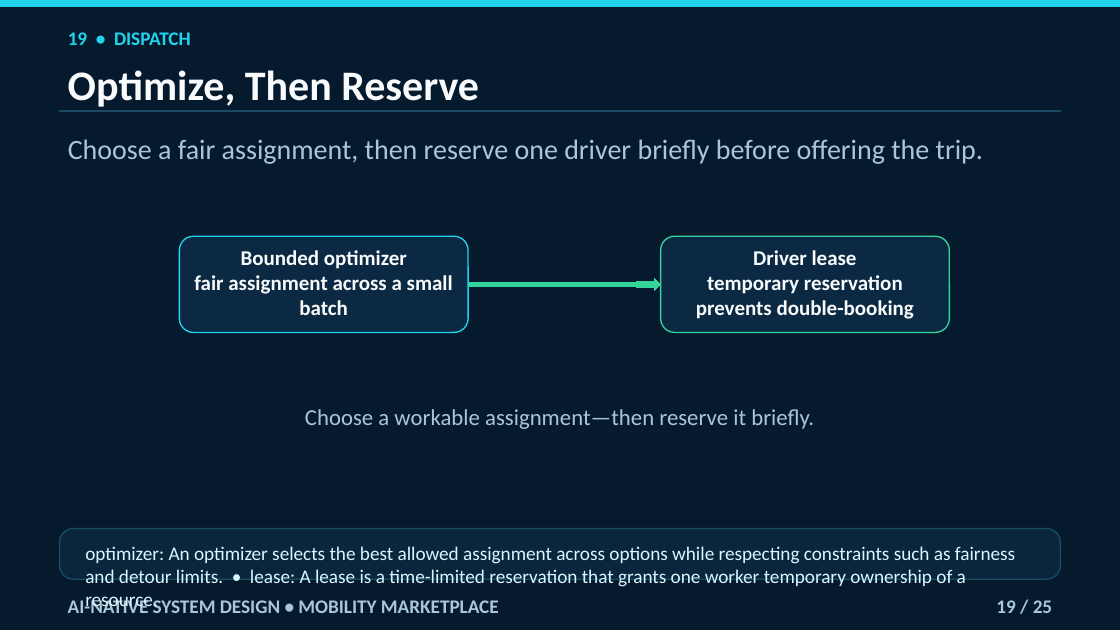
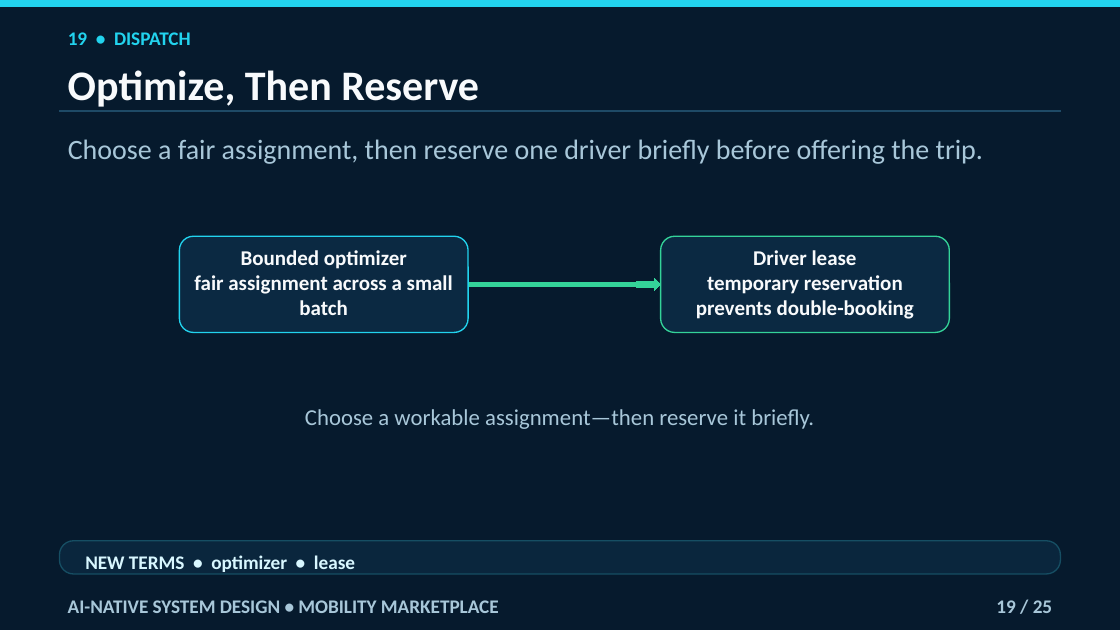
Before and after one commit to navaidya/learning, a slide deck: slide 19 of video/system-design/ai-native-mobility-marketplace/ai-native-mobility-marketplace.pptx. Drawn at 1120x630 pixels with LibreOffice and Linux fonts; fonts in the diff are those of the drawing. Boxes give left, top, right and bottom in pixels: in the first picture for what was removed or moved away, otherwise in the second. Text is boxed around its words. In the diff, an @@ line names an element or a change of style, - is before the commit and + after.

```diff
--- a/video/system-design/ai-native-mobility-marketplace/ai-native-mobility-marketplace.pptx
+++ b/video/system-design/ai-native-mobility-marketplace/ai-native-mobility-marketplace.pptx
@@ rounded rectangle resized from (x1=60, y1=528, x2=1061, y2=579) to (x1=60, y1=541, x2=1061, y2=575) @@
@@ rounded rectangle at (x1=60, y1=541, x2=1061, y2=575): proportions changed @@
@@ text at (x1=85, y1=555, x2=355, y2=572): text changed; bold on @@
-optimizer: An optimizer selects the best allowed assignment across options while respecting constraints such as fairness and detour limits. • lease: A lease is a time-limited reservation that grants one worker temporary ownership of a resource.
+NEW TERMS • optimizer • lease
```
Also in this commit, not shown: 24 other slides changed.
